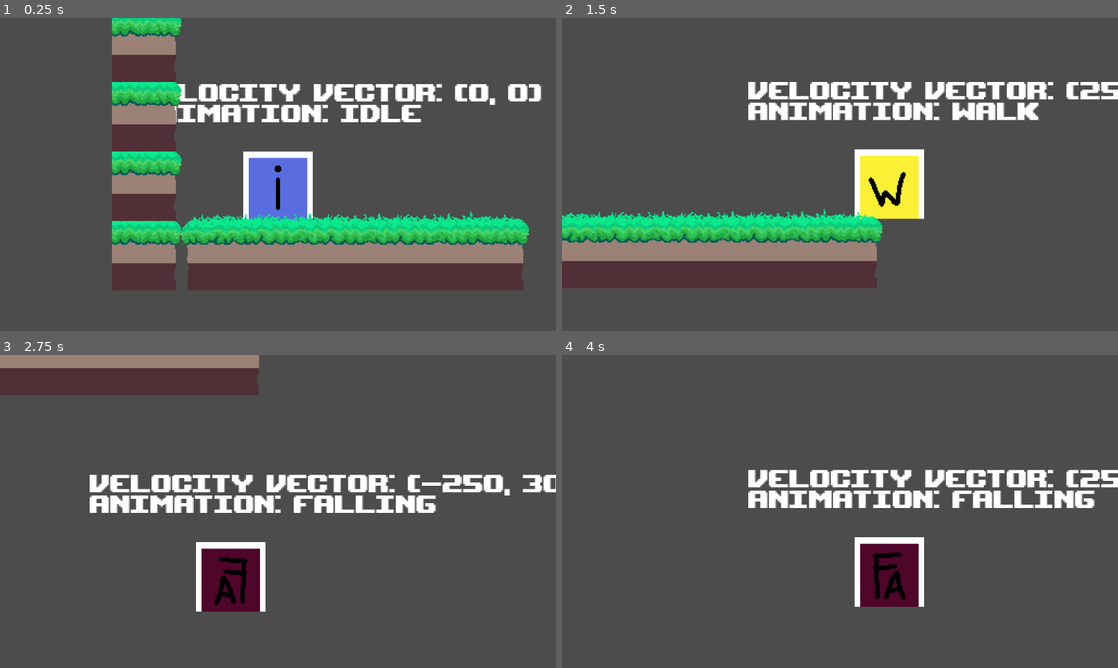
Above: before the commit, frames 1-4 (two rows, left to right).
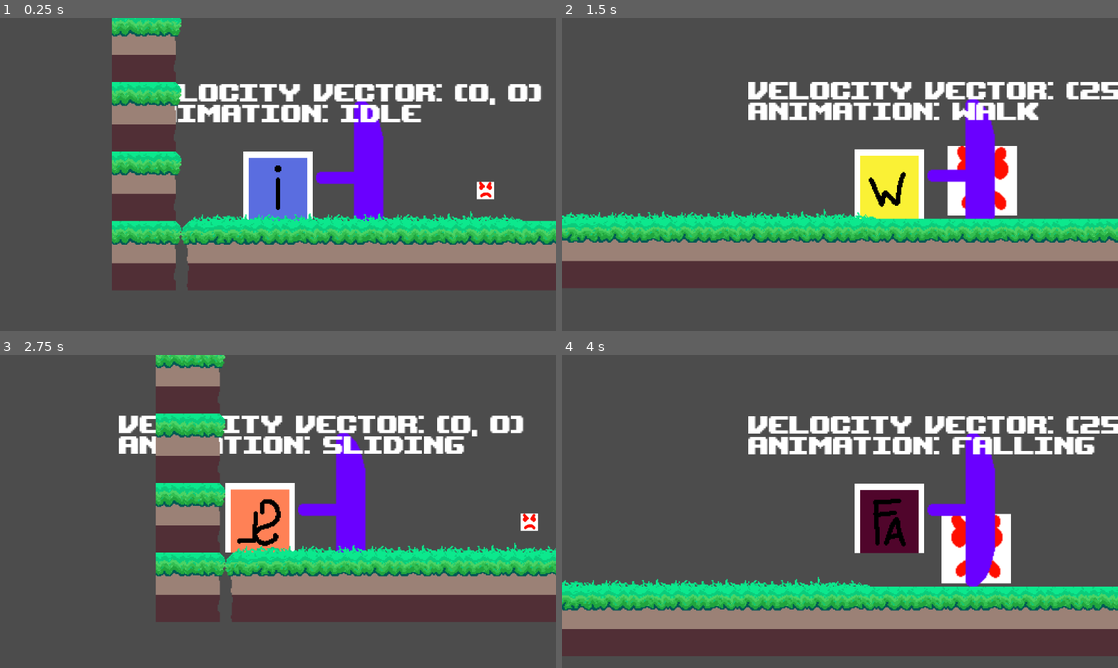
Above: after the commit, the same moments.

Repository: SiofraScript/umbrella_jam
Game: Godot game, scene res://scenes/TestWorld.tscn
Two runs of this game, one before a commit and one after it. Both use one fixed random seed, a clock stepped at 60 frames per second and the inputs below.
Inputs:
- Up to frame 1 (0.25 s): no input
- Up to frame 2 (1.5 s): hold Right (right) from 0.53 s (still down); tap Up (jump) at 0.77 s
- Up to frame 3 (2.75 s): tap Up (jump) at 1.52 s; release Right (right) at 2.03 s; hold Left (left) from 2.03 s (still down)
- Up to frame 4 (4 s): release Left (left) at 2.78 s; hold Right (right) from 2.78 s (still down); tap Up (jump) at 3.02, 3.77 s

The runs differ from the first frame. In frame 1, 3.8% of the frame differs, in the area x 56-100%, y 26-87%; in frame 2, 13%; in frame 3, 40%, in the area x 0-100%, y 0-86%; in frame 4, 39%.

Commit message:
Actually added the changes to the old scripts.

Diff:
--- a/project.godot
+++ b/project.godot
@@ -71,6 +71,14 @@
  ]
 }
 
+[layer_names]
+
+2d_physics/layer_1="world"
+2d_physics/layer_2="hurts player"
+2d_physics/layer_3="hurts enemies"
+2d_physics/layer_4="player"
+2d_physics/layer_5="enemies"
+
 [physics]
 
 common/enable_pause_aware_picking=true
--- a/scenes/Player.tscn
+++ b/scenes/Player.tscn
@@ -8,6 +8,7 @@
 [ext_resource path="res://imgs/player_sprites/running.png" type="Texture" id=6]
 [ext_resource path="res://imgs/player_sprites/walking.png" type="Texture" id=7]
 [ext_resource path="res://imgs/player_sprites/jumping.png" type="Texture" id=8]
+[ext_resource path="res://scenes/umbrella.tscn" type="PackedScene" id=9]
 
 [sub_resource type="SpriteFrames" id=1]
 animations = [ {
@@ -16,9 +17,19 @@
 "name": "idle",
 "speed": 5.0
 }, {
-"frames": [ ExtResource( 4 ) ],
+"frames": [  ],
 "loop": true,
-"name": "floating",
+"name": "changedir",
+"speed": 5.0
+}, {
+"frames": [ ExtResource( 6 ) ],
+"loop": true,
+"name": "run",
+"speed": 5.0
+}, {
+"frames": [ ExtResource( 3 ) ],
+"loop": true,
+"name": "falling",
 "speed": 5.0
 }, {
 "frames": [ ExtResource( 8 ) ],
@@ -26,37 +37,30 @@
 "name": "jump",
 "speed": 5.0
 }, {
+"frames": [ ExtResource( 4 ) ],
+"loop": true,
+"name": "floating",
+"speed": 5.0
+}, {
 "frames": [ ExtResource( 7 ) ],
 "loop": true,
 "name": "walk",
-"speed": 5.0
-}, {
-"frames": [ ExtResource( 3 ) ],
-"loop": true,
-"name": "falling",
-"speed": 5.0
-}, {
-"frames": [  ],
-"loop": true,
-"name": "changedir",
 "speed": 5.0
 }, {
 "frames": [ ExtResource( 5 ) ],
 "loop": true,
 "name": "sliding",
 "speed": 5.0
-}, {
-"frames": [ ExtResource( 6 ) ],
-"loop": true,
-"name": "run",
-"speed": 5.0
 } ]
 
 [sub_resource type="RectangleShape2D" id=2]
 extents = Vector2( 32, 32 )
 
+[sub_resource type="CircleShape2D" id=3]
+
 [node name="KinematicBody2D" type="KinematicBody2D"]
 position = Vector2( 511, 366 )
+collision_layer = 8
 script = ExtResource( 2 )
 walk_speed = 250
 run_speed = 450
@@ -80,3 +84,15 @@
 [node name="FloorCast" type="RayCast2D" parent="."]
 enabled = true
 cast_to = Vector2( 0, 34 )
+
+[node name="hitbox" type="Area2D" parent="."]
+collision_layer = 0
+collision_mask = 2
+
+[node name="CollisionShape2D" type="CollisionShape2D" parent="hitbox"]
+shape = SubResource( 3 )
+
+[node name="umbrella" parent="hitbox" instance=ExtResource( 9 )]
+position = Vector2( 34, -8 )
+
+[connection signal="area_entered" from="hitbox" to="." method="_on_hitbox_area_entered"]
--- a/scenes/TestWorld.tscn
+++ b/scenes/TestWorld.tscn
@@ -6,6 +6,8 @@
 [ext_resource path="res://scripts/debug_label.gd" type="Script" id=4]
 [ext_resource path="res://scripts/Label2.gd" type="Script" id=5]
 [ext_resource path="res://scripts/Camera2D.gd" type="Script" id=6]
+[ext_resource path="res://scenes/Hurtbox.tscn" type="PackedScene" id=7]
+[ext_resource path="res://scenes/Enemy.tscn" type="PackedScene" id=8]
 
 [sub_resource type="DynamicFont" id=2]
 size = 32
@@ -129,6 +131,12 @@
 
 [node name="TestWorld" type="Node2D"]
 
+[node name="Enemy" parent="." instance=ExtResource( 8 )]
+position = Vector2( 664, 420 )
+
+[node name="Hurtbox" parent="." instance=ExtResource( 7 )]
+position = Vector2( 796, 413 )
+
 [node name="KinematicBody2D" parent="." instance=ExtResource( 2 )]
 position = Vector2( 473, 400 )
 
@@ -163,4 +171,4 @@
 [node name="TileMap" type="TileMap" parent="."]
 tile_set = SubResource( 6 )
 format = 1
-tile_data = PoolIntArray( 262149, 2, 0, 327685, 2, 0, 393221, 2, 0, 393222, 3, 0, 393223, 4, 0, 393224, 4, 0, 393225, 4, 0, 393226, 5, 0, 393238, 0, 0, 458757, 2, 0, 458758, 0, 0, 458759, 1, 0, 458760, 1, 0, 458761, 1, 0, 458762, 2, 0 )
+tile_data = PoolIntArray( 262149, 2, 0, 327685, 2, 0, 393221, 2, 0, 393222, 3, 0, 393223, 4, 0, 393224, 4, 0, 393225, 4, 0, 393226, 5, 0, 393238, 0, 0, 458757, 2, 0, 458758, 0, 0, 458759, 1, 0, 458760, 1, 0, 458761, 1, 0, 458762, 1, 0, 458763, 1, 0, 458764, 1, 0, 458765, 1, 0, 458766, 2, 0 )
--- a/scripts/Player.gd
+++ b/scripts/Player.gd
@@ -162,3 +162,11 @@
 			current_speed = walk_speed
 	else:
 		direction_input_check = 5
+
+func die():
+	Global.deaths = Global.deaths + 1
+	print(Global.deaths)
+	var _unused = get_tree().change_scene(Global.currentLevel)
+
+func _on_hitbox_area_entered(area):
+	die()
--- a/scripts/global.gd
+++ b/scripts/global.gd
@@ -3,7 +3,8 @@
 
 onready var p_info = Vector2()
 onready var anim_info = 'start'
-
+var deaths = 0
+var currentLevel = "res://scenes/TestWorld.tscn"
 
 # Called when the node enters the scene tree for the first time.
 func _ready():
Not shown: 1 places in scenes/Player.tscn that only renumber resources
Not shown: 1 places in scenes/TestWorld.tscn that only renumber resources
